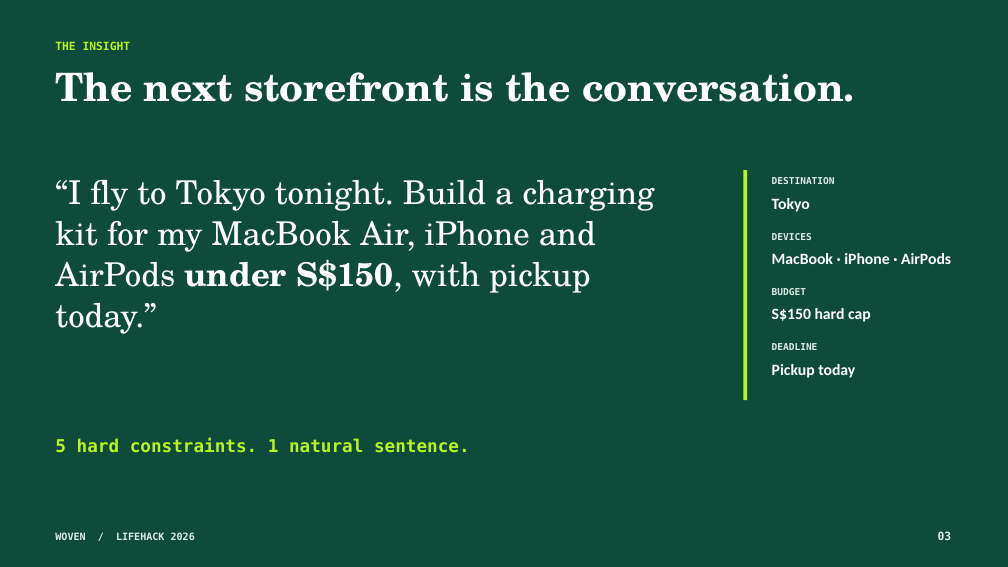
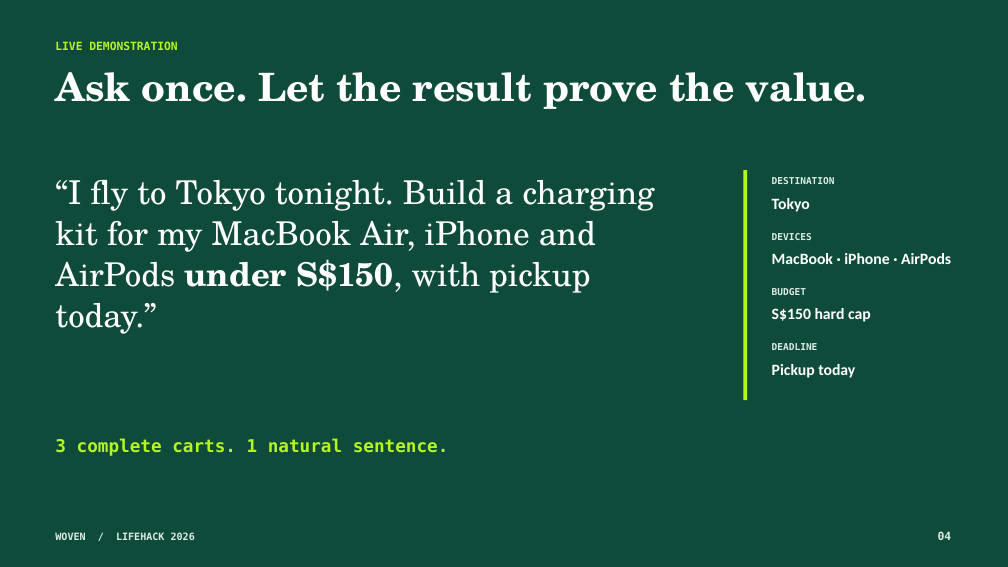
Before and after one commit to Ducksss/LifeHack-2026, a slide deck: slide 4 of docs/Woven-Hackathon-Pitch.pptx (slide 3 before the commit). Drawn at 1008x567 pixels with LibreOffice and Linux fonts; fonts in the diff are those of the drawing. Boxes give left, top, right and bottom in pixels: in the first picture for what was removed or moved away, otherwise in the second. Text is boxed around its words. In the diff, an @@ line names an element or a change of style, - is before the commit and + after.

```diff
--- a/docs/Woven-Hackathon-Pitch.pptx
+++ b/docs/Woven-Hackathon-Pitch.pptx
@@ text at (x1=55, y1=41, x2=177, y2=50): text changed @@
-THE INSIGHT
+LIVE DEMONSTRATION
@@ text at (x1=55, y1=72, x2=867, y2=109): text changed @@
-The next storefront is the conversation.
+Ask once. Let the result prove the value.
@@ text at (x1=55, y1=438, x2=449, y2=456): text changed @@
-5 hard constraints. 1 natural sentence.
+3 complete carts. 1 natural sentence.
@@ text at (x1=938, y1=531, x2=952, y2=540): text changed @@
-03
+04
```
Also in this commit, not shown: 5 other slides changed, 4 slides added, 2 slides removed, 4 other files.
